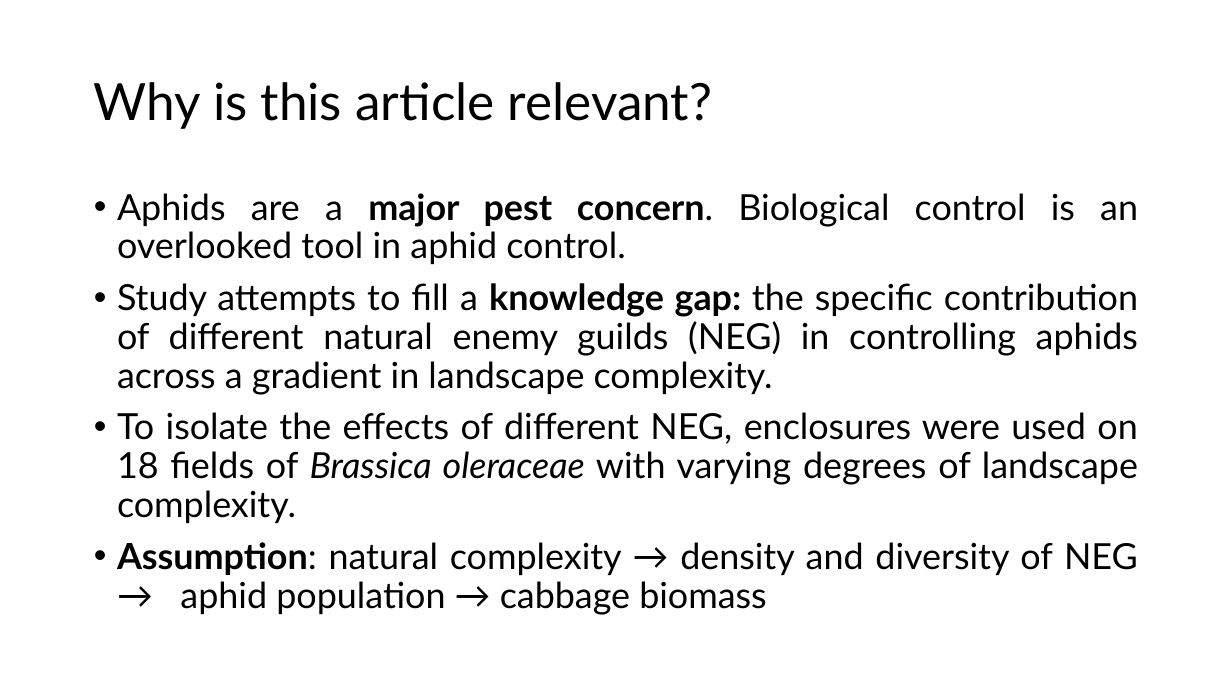
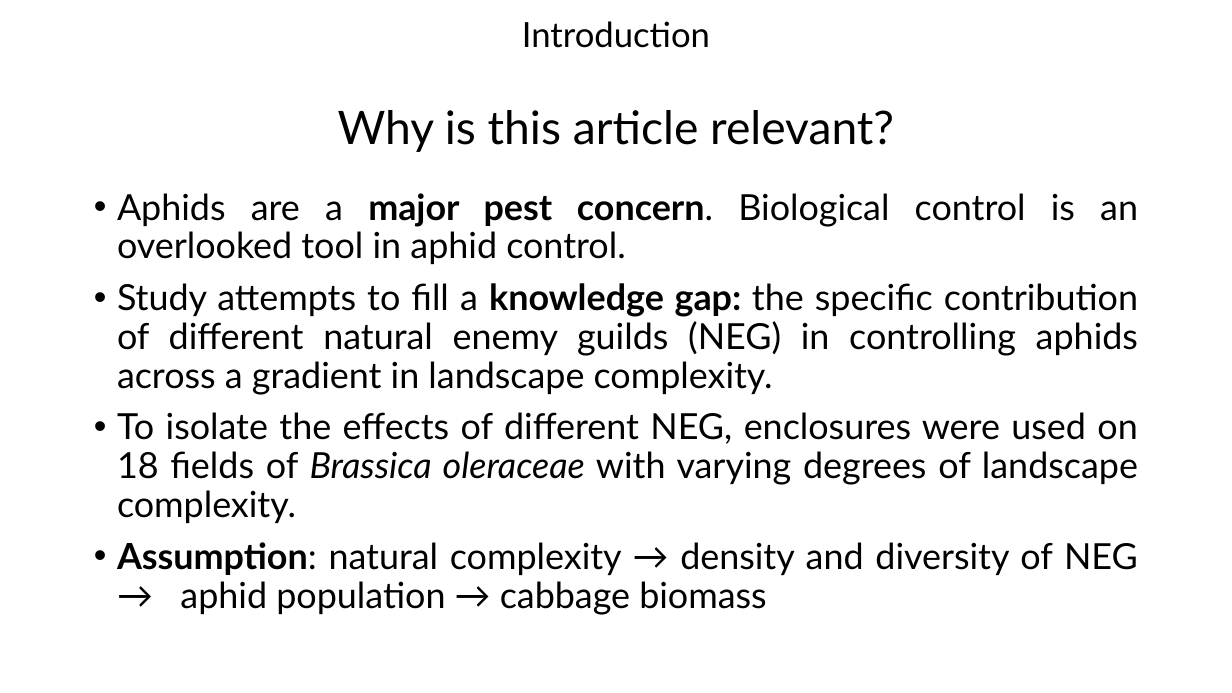
Before and after one commit to Drissmiele/Group-project, a slide deck: slide 2 of Final presentation.pptx. Drawn at 1232x693 pixels with LibreOffice and Linux fonts; fonts in the diff are those of the drawing. Boxes give left, top, right and bottom in pixels: in the first picture for what was removed or moved away, otherwise in the second. Text is boxed around its words. In the diff, an @@ line names an element or a change of style, - is before the commit and + after.

```diff
--- a/Final presentation.pptx
+++ b/Final presentation.pptx
@@ title at (x1=338, y1=21, x2=894, y2=152): text changed; size 40 to 36 pt @@
-Why is this article relevant?
+Introduction
+Why is this article relevant?
```
Also in this commit, not shown: 2 other slides changed, 2 other files.
